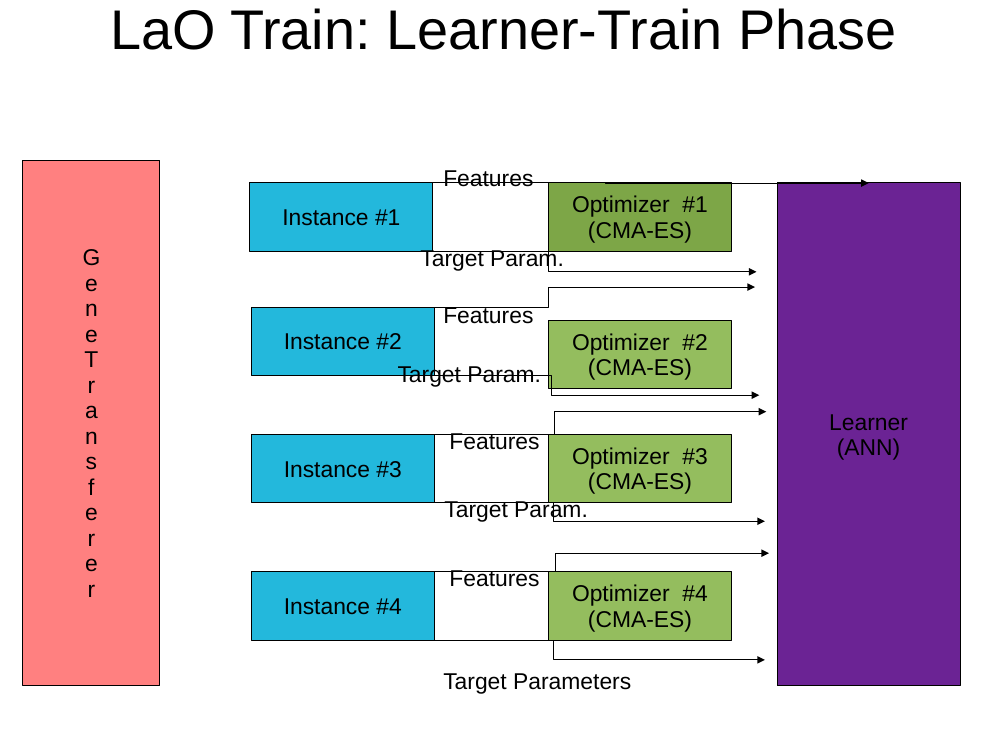
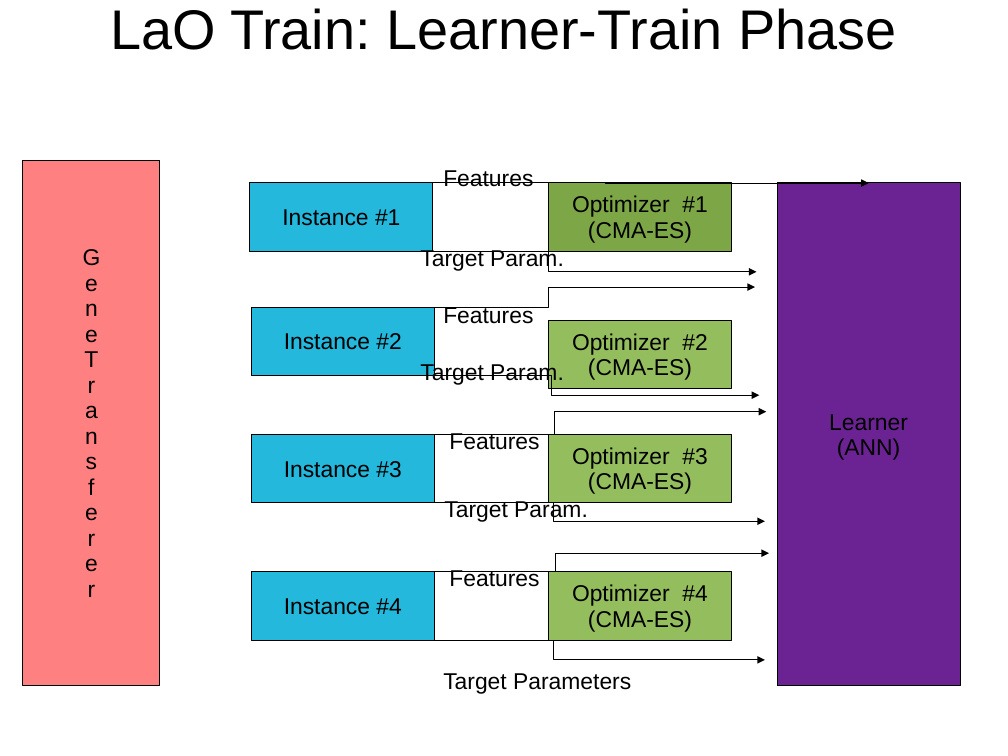
Before and after one commit to nojhan/descarwin, a slide deck: slide 12 of papers/GECCO2011/gecco2011brendelschoenauer/lao-gecco.ppt (slide 10 before the commit). Drawn at 1008x756 pixels with LibreOffice and Linux fonts; fonts in the diff are those of the drawing. Boxes give left, top, right and bottom in pixels: in the first picture for what was removed or moved away, otherwise in the second. Text is boxed around its words. In the diff, an @@ line names an element or a change of style, - is before the commit and + after.

```diff
--- a/papers/GECCO2011/gecco2011brendelschoenauer/lao-gecco.ppt
+++ b/papers/GECCO2011/gecco2011brendelschoenauer/lao-gecco.ppt
@@ text "Target Param." moved from (x1=398, y1=364, x2=541, y2=388) to (x1=420, y1=362, x2=564, y2=386) @@
```
Also in this commit, not shown: 8 other slides changed, 2 slides added.
